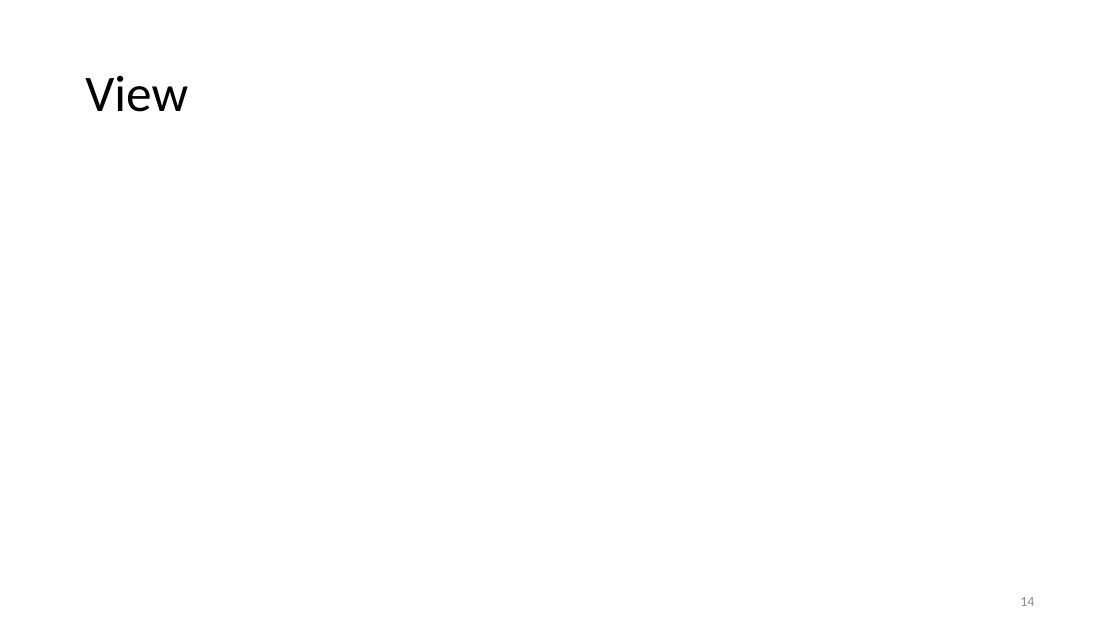
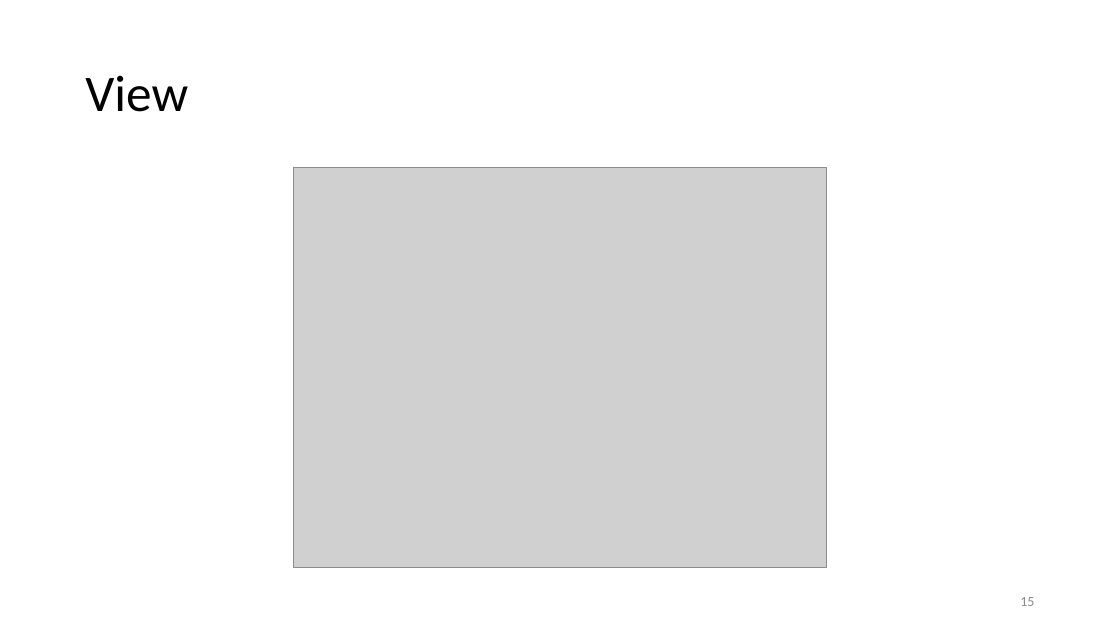
Before and after one commit to brodermar/wwm, a slide deck: slide 15 of documentation/wwmp.pptx (slide 14 before the commit). Drawn at 1120x630 pixels with LibreOffice and Linux fonts; fonts in the diff are those of the drawing; grey boxes stand for pictures. Boxes give left, top, right and bottom in pixels: in the first picture for what was removed or moved away, otherwise in the second. Text is boxed around its words. In the diff, an @@ line names an element or a change of style, - is before the commit and + after.

Commit message:
Den View-Teil der Präsentation hinzugefügt

```diff
--- a/documentation/wwmp.pptx
+++ b/documentation/wwmp.pptx
@@ picture added at bbox=[293, 168, 827, 568] @@
@@ page number at bbox=[1020, 597, 1034, 606]: text changed @@
-14
+15
```
Also in this commit, not shown: 1 other slide changed, 4 slides added, 2 other files.
